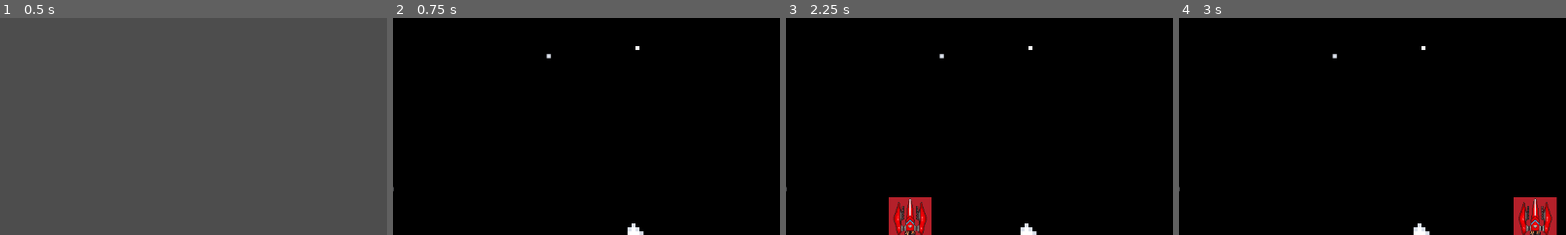
Above: before the commit, frames 1-4 (left to right).
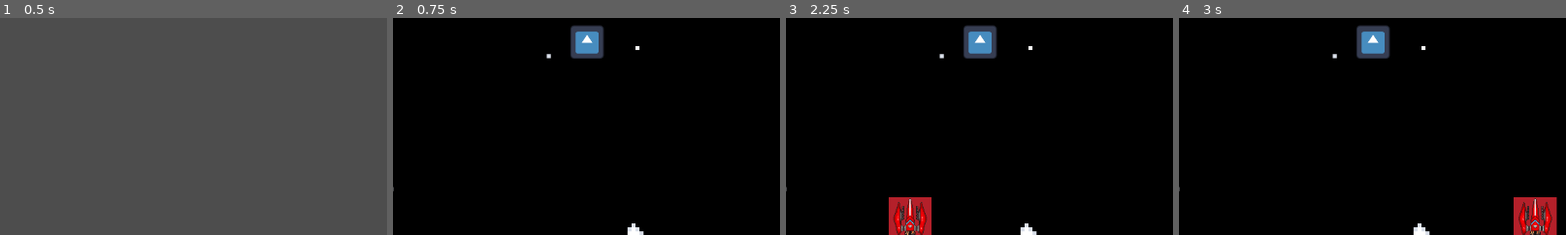
Above: after the commit, the same moments.

Repository: tristan-gajsek/space-game
Game: Godot game, scene res://Scenes/Menus/main_menu.tscn
Same seed, same stepped clock (60 frames per second), same inputs: the game is played once before the commit and once after it. The engine's default icon, where the game draws it, is replaced by a stand-in: a white triangle on a blue panel in a dark square.
Inputs (mouse positions are % of the whole screen's width and height, from its top left):
- Up to frame 1 (0.5 s): no input
- Up to frame 2 (0.75 s): click "Play" at 0.5 s
- Up to frame 3 (2.25 s): move the mouse to (72, 45) at 1.27 s; tap Enter at 2 s; move the mouse to (30, 55) at 2.02 s
- Up to frame 4 (3 s): tap Space at 2.75 s; move the mouse to (60, 28) at 2.77 s
The pictures show only the part of the screen within x 14-64%, y 41-91%; the shares and areas given below are measured in that part.

Frame 1 is identical in both runs. In frame 2, 1.3% of the frame differs, in the area x 45-55%, y 3-19%; in frame 3, 1.3%; in frame 4, 1.3%.

Commit message:
Added basic laser collision detection

Diff:
--- a/Scenes/Areas/space.tscn
+++ b/Scenes/Areas/space.tscn
@@ -1,9 +1,10 @@
-[gd_scene load_steps=11 format=3 uid="uid://v8ukpxtnnwco"]
+[gd_scene load_steps=13 format=3 uid="uid://v8ukpxtnnwco"]
 
 [ext_resource type="Texture2D" uid="uid://755p8rmxjyqr" path="res://Assets/Placeholders/ph_background.png" id="1_ga24n"]
 [ext_resource type="Script" path="res://Scripts/InGame/space.gd" id="1_qp8ks"]
 [ext_resource type="PackedScene" uid="uid://c1xeawqt3lqjn" path="res://Scenes/Players/player.tscn" id="2_qxe0n"]
 [ext_resource type="Texture2D" uid="uid://dak4dpck2dsd3" path="res://Assets/Spritesheets/billy spritesheet v1.png" id="3_6hxy1"]
+[ext_resource type="Texture2D" uid="uid://bl6harviyum60" path="res://icon.svg" id="5_d4c4o"]
 
 [sub_resource type="AtlasTexture" id="AtlasTexture_jkggi"]
 atlas = ExtResource("3_6hxy1")
@@ -48,6 +49,9 @@
 "speed": 12.0
 }]
 
+[sub_resource type="RectangleShape2D" id="RectangleShape2D_5eia0"]
+size = Vector2(51, 52)
+
 [node name="Space" type="Node"]
 script = ExtResource("1_qp8ks")
 
@@ -70,3 +74,24 @@
 animation = &"idle"
 frame = 2
 frame_progress = 0.929563
+
+[node name="Laser 1" type="RayCast2D" parent="Player"]
+position = Vector2(-10, -19)
+exclude_parent = false
+target_position = Vector2(5, -544)
+
+[node name="Laser 2" type="RayCast2D" parent="Player"]
+position = Vector2(10, -19)
+exclude_parent = false
+target_position = Vector2(-9, -544)
+
+[node name="placeholder enemy" type="CharacterBody2D" parent="."]
+position = Vector2(450, 300)
+
+[node name="CollisionShape2D" type="CollisionShape2D" parent="placeholder enemy"]
+shape = SubResource("RectangleShape2D_5eia0")
+
+[node name="Sprite2D" type="Sprite2D" parent="placeholder enemy"]
+position = Vector2(-1.07586e-05, -9.83477e-07)
+scale = Vector2(0.390625, 0.390625)
+texture = ExtResource("5_d4c4o")
--- a/Scripts/Players/player.gd
+++ b/Scripts/Players/player.gd
@@ -1,4 +1,11 @@
 extends CharacterBody2D
+
+@onready var laser_1 = $"Laser 1"
+@onready var laser_2 = $"Laser 2"
 
 func _physics_process(delta):
 	position.x = get_global_mouse_position().x
+
+func _process(delta):
+	if laser_1.is_colliding() or laser_2.is_colliding():
+		print("Hit!")
Not shown: 1 places in Scenes/Menus/options_menu.tscn that only renumber resources
